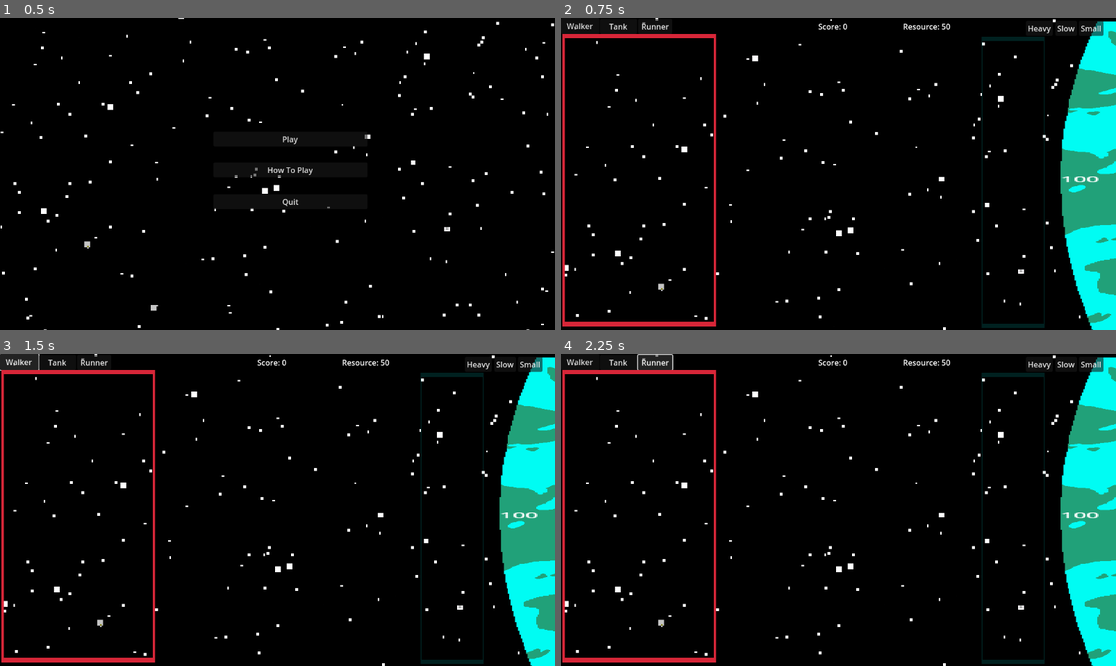
Above: before the commit, frames 1-4 (two rows, left to right).
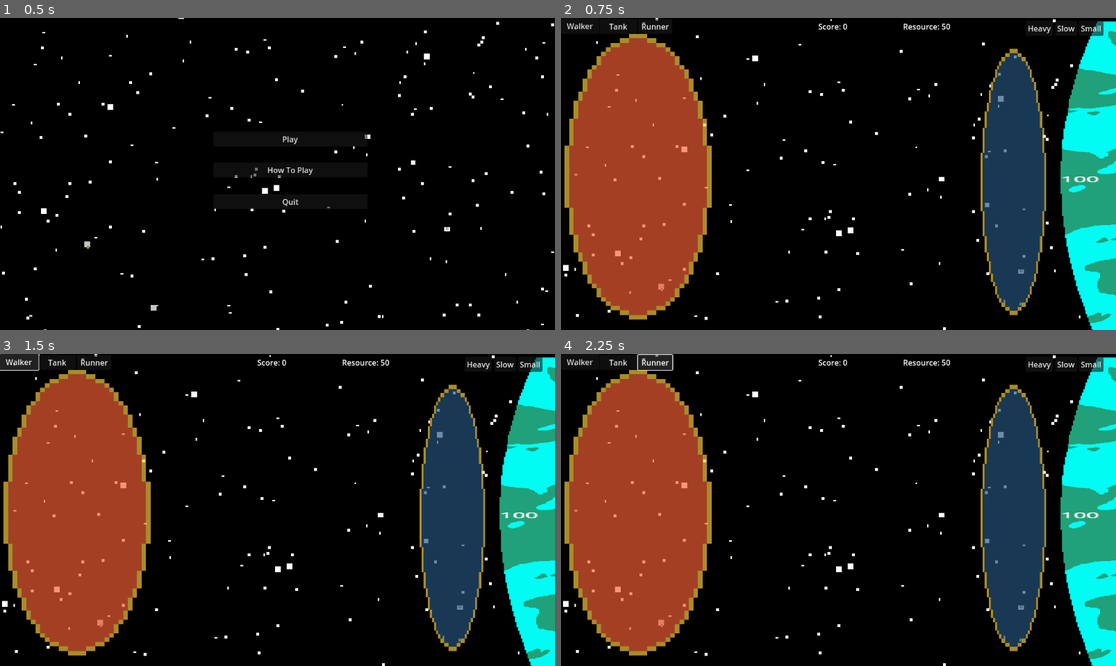
Above: after the commit, the same moments.

Repository: KeaganErasmus/JamGame1
Game: Godot game, scene res://scenes/main_menu.tscn
Two runs of this game, one before a commit and one after it. Both use one fixed random seed, a clock stepped at 60 frames per second and the inputs below. The engine's default icon, where the game draws it, is replaced by a stand-in: a white triangle on a blue panel in a dark square.
Inputs:
- Up to frame 1 (0.5 s): no input
- Up to frame 2 (0.75 s): click "Play" at 0.5 s
- Up to frame 3 (1.5 s): click "Walker" at 1.25 s
- Up to frame 4 (2.25 s): click "Runner" at 2 s

Frame 1 is identical in both runs. In frame 2, 29% of the frame differs, in the area x 0-88%, y 5-100%; in frame 3, 29%; in frame 4, 29%.

Commit message:
game done!!!!!!

Diff:
--- a/scenes/pause_menu.tscn
+++ b/scenes/pause_menu.tscn
@@ -7,135 +7,8 @@
 shader = ExtResource("1_s1ojr")
 shader_parameter/blur = 0.0
 
-[sub_resource type="Animation" id="Animation_0nt4o"]
-resource_name = "blur"
-length = 0.3
-tracks/0/type = "bezier"
-tracks/0/imported = false
-tracks/0/enabled = true
-tracks/0/path = NodePath("ColorRect:material:shader_parameter/blur")
-tracks/0/interp = 1
-tracks/0/loop_wrap = true
-tracks/0/keys = {
-"handle_modes": PackedInt32Array(0, 0),
-"points": PackedFloat32Array(0, -0.15, 0, 0.15, 0, 0.8, -0.15, 0, 0.15, 0),
-"times": PackedFloat32Array(0, 0.3)
-}
-tracks/1/type = "bezier"
-tracks/1/imported = false
-tracks/1/enabled = true
-tracks/1/path = NodePath(".:modulate:r")
-tracks/1/interp = 1
-tracks/1/loop_wrap = true
-tracks/1/keys = {
-"handle_modes": PackedInt32Array(0, 0),
-"points": PackedFloat32Array(1, -0.15, 0, 0.15, 0, 1, -0.15, 0, 0.15, 0),
-"times": PackedFloat32Array(0, 0.3)
-}
-tracks/2/type = "bezier"
-tracks/2/imported = false
-tracks/2/enabled = true
-tracks/2/path = NodePath(".:modulate:g")
-tracks/2/interp = 1
-tracks/2/loop_wrap = true
-tracks/2/keys = {
-"handle_modes": PackedInt32Array(0, 0),
-"points": PackedFloat32Array(1, -0.15, 0, 0.15, 0, 1, -0.15, 0, 0.15, 0),
-"times": PackedFloat32Array(0, 0.3)
-}
-tracks/3/type = "bezier"
-tracks/3/imported = false
-tracks/3/enabled = true
-tracks/3/path = NodePath(".:modulate:b")
-tracks/3/interp = 1
-tracks/3/loop_wrap = true
-tracks/3/keys = {
-"handle_modes": PackedInt32Array(0, 0),
-"points": PackedFloat32Array(1, -0.15, 0, 0.15, 0, 1, -0.15, 0, 0.15, 0),
-"times": PackedFloat32Array(0, 0.3)
-}
-tracks/4/type = "bezier"
-tracks/4/imported = false
-tracks/4/enabled = true
-tracks/4/path = NodePath(".:modulate:a")
-tracks/4/interp = 1
-tracks/4/loop_wrap = true
-tracks/4/keys = {
-"handle_modes": PackedInt32Array(0, 0),
-"points": PackedFloat32Array(0, -0.15, 0, 0.15, 0, 1, -0.15, 0, 0.15, 0),
-"times": PackedFloat32Array(0, 0.3)
-}
-
-[sub_resource type="Animation" id="Animation_ahpy2"]
-length = 0.001
-tracks/0/type = "bezier"
-tracks/0/imported = false
-tracks/0/enabled = true
-tracks/0/path = NodePath("ColorRect:material:shader_parameter/blur")
-tracks/0/interp = 1
-tracks/0/loop_wrap = true
-tracks/0/keys = {
-"handle_modes": PackedInt32Array(0),
-"points": PackedFloat32Array(0, -0.15, 0, 0.15, 0),
-"times": PackedFloat32Array(0)
-}
-tracks/1/type = "bezier"
-tracks/1/imported = false
-tracks/1/enabled = true
-tracks/1/path = NodePath(".:modulate:r")
-tracks/1/interp = 1
-tracks/1/loop_wrap = true
-tracks/1/keys = {
-"handle_modes": PackedInt32Array(0),
-"points": PackedFloat32Array(1, -0.15, 0, 0.15, 0),
-"times": PackedFloat32Array(0)
-}
-tracks/2/type = "bezier"
-tracks/2/imported = false
-tracks/2/enabled = true
-tracks/2/path = NodePath(".:modulate:g")
-tracks/2/interp = 1
-tracks/2/loop_wrap = true
-tracks/2/keys = {
-"handle_modes": PackedInt32Array(0),
-"points": PackedFloat32Array(1, -0.15, 0, 0.15, 0),
-"times": PackedFloat32Array(0)
-}
-tracks/3/type = "bezier"
-tracks/3/imported = false
-tracks/3/enabled = true
-tracks/3/path = NodePath(".:modulate:b")
-tracks/3/interp = 1
-tracks/3/loop_wrap = true
-tracks/3/keys = {
-"handle_modes": PackedInt32Array(0),
-"points": PackedFloat32Array(1, -0.15, 0, 0.15, 0),
-"times": PackedFloat32Array(0)
-}
-tracks/4/type = "bezier"
-tracks/4/imported = false
-tracks/4/enabled = true
-tracks/4/path = NodePath(".:modulate:a")
-tracks/4/interp = 1
-tracks/4/loop_wrap = true
-tracks/4/keys = {
-"handle_modes": PackedInt32Array(0),
-"points": PackedFloat32Array(0, -0.15, 0, 0.15, 0),
-"times": PackedFloat32Array(0)
-}
-
-[sub_resource type="AnimationLibrary" id="AnimationLibrary_j2o8j"]
-_data = {
-"RESET": SubResource("Animation_ahpy2"),
-"blur": SubResource("Animation_0nt4o")
-}
-
-[node name="PauseMenu" type="Control"]
+[node name="PauseMenu" type="CanvasLayer"]
 process_mode = 3
-modulate = Color(1, 1, 1, 0)
-layout_mode = 3
-anchors_preset = 0
-mouse_filter = 1
 script = ExtResource("1_cs6jc")
 
 [node name="ColorRect" type="ColorRect" parent="."]
@@ -166,11 +39,6 @@
 text = "Quit
 "
 
-[node name="AnimationPlayer" type="AnimationPlayer" parent="."]
-libraries = {
-"": SubResource("AnimationLibrary_j2o8j")
-}
-
 [connection signal="pressed" from="PanelContainer/VBoxContainer/Resume" to="." method="_on_resume_pressed"]
 [connection signal="pressed" from="PanelContainer/VBoxContainer/Restart" to="." method="_on_restart_pressed"]
 [connection signal="pressed" from="PanelContainer/VBoxContainer/Quit" to="." method="_on_quit_pressed"]
--- /dev/null
+++ b/scripts/pause_menu.gd
@@ -0,0 +1,24 @@
+extends CanvasLayer
+
+@onready var resume_button = $PanelContainer/VBoxContainer/Resume
+@onready var quit_button = $PanelContainer/VBoxContainer/Quit
+@onready var restart_button = $PanelContainer/VBoxContainer/Restart
+
+func _ready():
+	resume_button.pressed.connect(self._on_resume_pressed)
+	quit_button.pressed.connect(self._on_quit_pressed)
+	restart_button.pressed.connect(self._on_restart_pressed)
+
+func _on_resume_pressed():
+	get_tree().paused = false
+	queue_free()
+
+
+func _on_restart_pressed():
+	get_tree().paused = false
+	get_tree().reload_current_scene()
+
+
+func _on_quit_pressed():
+	get_tree().paused = false
+	get_tree().change_scene_to_file("res://scenes/main_menu.tscn")
--- a/scripts/turret.gd
+++ b/scripts/turret.gd
@@ -8,7 +8,7 @@
 var time_to_live: int
 
 var en_dir: int = 0
-var en_distance: int = 0
+var en_distance: float = 0
 var timer: float = 0
 var time_to_death: float = 0
 
--- a/world.gd
+++ b/world.gd
@@ -41,6 +41,13 @@
 	$AudioStreamPlayer2D.play()
 
 func _unhandled_input(event):
+	if event.is_action_pressed("ui_cancel"):
+		if not get_tree().paused:
+			get_tree().paused = true
+			var pause_meny = preload("res://scenes/pause_menu.tscn").instantiate()
+			add_child(pause_meny)
+		else:
+			get_tree().paused = false
 	if event is InputEventMouseButton:
 		if event.pressed and event.button_index == MOUSE_BUTTON_LEFT and current_spawning != "none" and can_spawn_enemy:
 			spawn_enemy()
--- a/world.tscn
+++ b/world.tscn
@@ -44,6 +44,7 @@
 position = Vector2(1107, 331)
 
 [node name="EnemySide" type="Control" parent="."]
+process_mode = 3
 layout_mode = 3
 anchors_preset = 0
 offset_right = 70.0
@@ -88,6 +89,7 @@
 text = "Enemy: "
 
 [node name="TurretSide" type="Control" parent="."]
+process_mode = 3
 layout_mode = 3
 anchors_preset = 0
 offset_left = 566.0
@@ -137,9 +139,10 @@
 shape = SubResource("RectangleShape2D_k5fy1")
 
 [node name="Sprite2D" type="Sprite2D" parent="EnemySpawnSide"]
+modulate = Color(1, 1, 1, 0.666667)
 texture_filter = 1
-position = Vector2(97.5, 238)
-scale = Vector2(4.98438, 9.5)
+position = Vector2(95, 230.5)
+scale = Vector2(9.5625, 9.26562)
 texture = ExtResource("4_2v5i6")
 
 [node name="TurretSpawnSide" type="Area2D" parent="."]
@@ -151,10 +154,10 @@
 shape = SubResource("RectangleShape2D_qwnw2")
 
 [node name="Sprite2D" type="Sprite2D" parent="TurretSpawnSide"]
-modulate = Color(1, 1, 1, 0.133333)
+modulate = Color(1, 1, 1, 0.666667)
 texture_filter = 1
-position = Vector2(57.5, 287.5)
-scale = Vector2(2.04687, 9.45313)
+position = Vector2(58, 286.5)
+scale = Vector2(4.25, 8.64063)
 texture = ExtResource("5_8rerk")
 
 [node name="AudioStreamPlayer2D" type="AudioStreamPlayer2D" parent="."]
Binary file added: assets/aseprite/en_portal.aseprite
Binary file added: assets/aseprite/tur_portal.aseprite
Binary file changed: assets/enemy_spawn_box.png
Binary file changed: assets/turret_spawn_box.png
Not shown, added: credits.txt
Not shown: 1 places in scenes/pause_menu.tscn that only renumber resources
